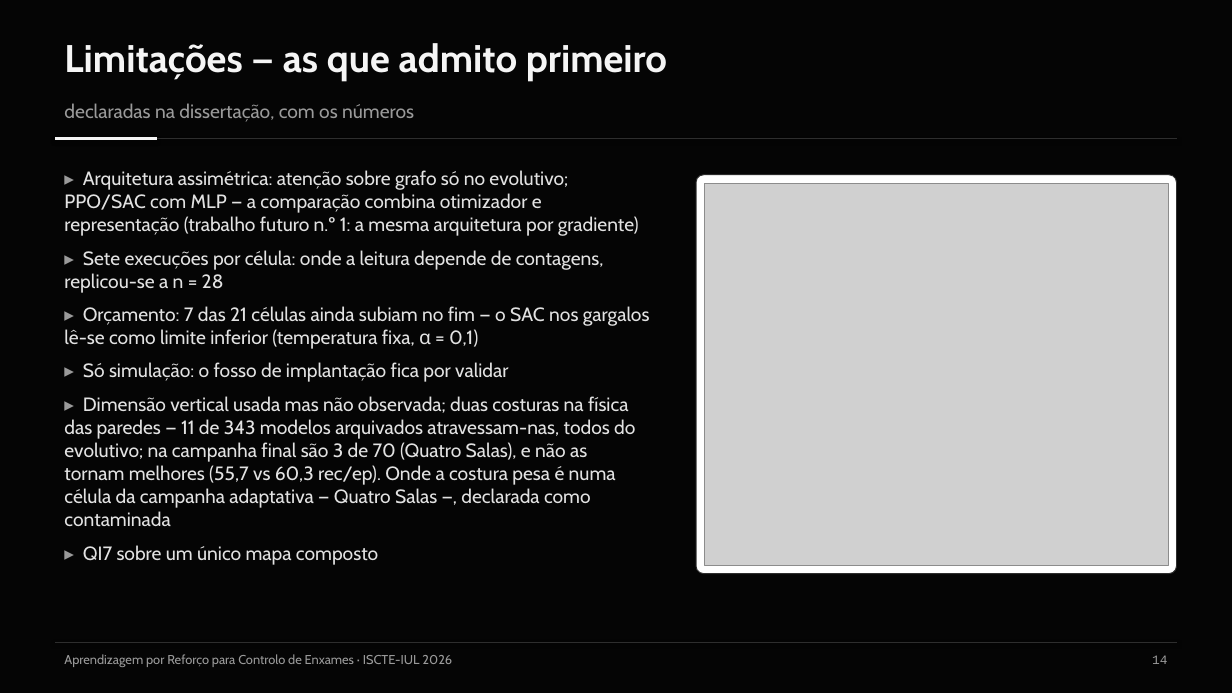
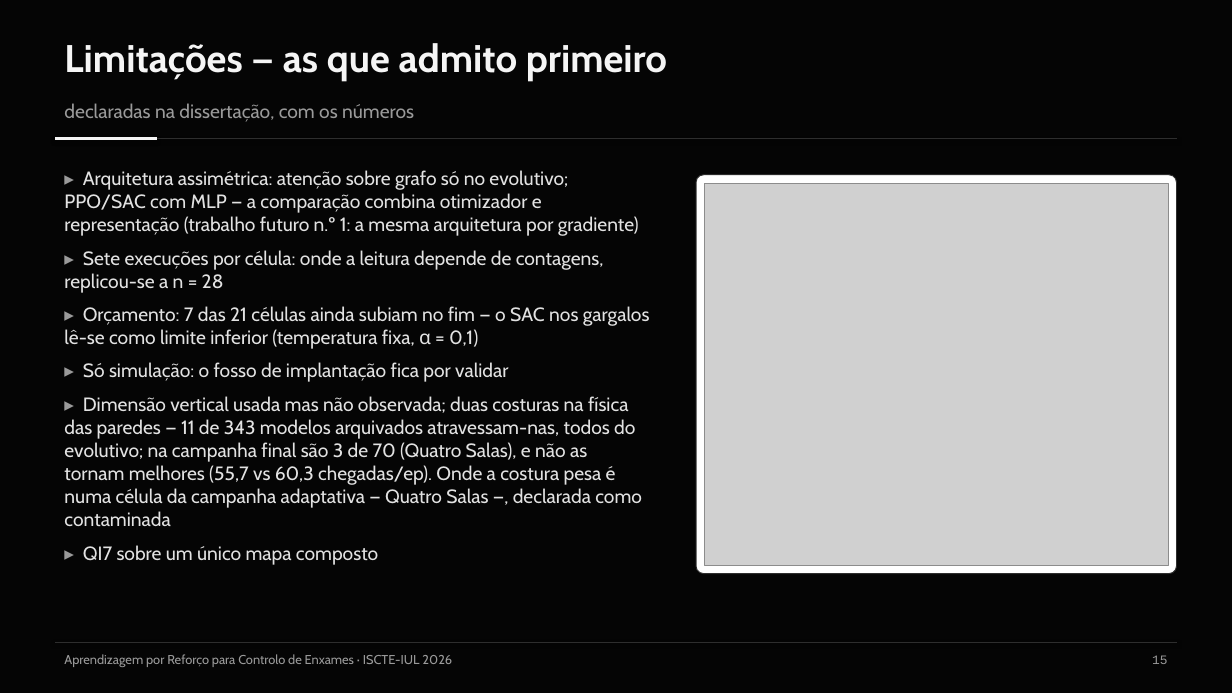
Before and after one commit to Pombo2001/swarm-robotics-tese, a slide deck: slide 16 of Defesa/slides_defesa.pptx (slide 15 before the commit). Drawn at 1232x693 pixels with LibreOffice and Linux fonts; fonts in the diff are those of the drawing; grey boxes stand for pictures. Boxes give left, top, right and bottom in pixels: in the first picture for what was removed or moved away, otherwise in the second. Text is boxed around its words. In the diff, an @@ line names an element or a change of style, - is before the commit and + after.

```diff
--- a/Defesa/slides_defesa.pptx
+++ b/Defesa/slides_defesa.pptx
@@ text at bbox=[64, 396, 642, 526]: text changed @@
-▸ Dimensão vertical usada mas não observada; duas costuras na física das paredes — 11 de 343 modelos arquivados atravessam-nas, todos do evolutivo; na campanha final são 3 de 70 (Quatro Salas), e não as tornam melhores (55,7 vs 60,3 rec/ep). Onde a costura pesa é numa célula da campanha adaptativa — Quatro Salas —, declarada como contaminada
+▸ Dimensão vertical usada mas não observada; duas costuras na física das paredes — 11 de 343 modelos arquivados atravessam-nas, todos do evolutivo; na campanha final são 3 de 70 (Quatro Salas), e não as tornam melhores (55,7 vs 60,3 chegadas/ep). Onde a costura pesa é numa célula da campanha adaptativa — Quatro Salas —, declarada como contaminada
@@ text at bbox=[1152, 655, 1167, 664]: text changed @@
-14
+15
```
Also in this commit, not shown: 18 other slides changed, 1 slide added, 5 other files.
